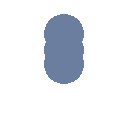
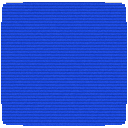
Before/after of a (128, 128) layered artwork. What changed in the layer stack:
added layer "Layer 3" (20%) above "Layer 2" over 1, 2, 127, 123
painted on "Layer 2" over 1, 2, 127, 126
